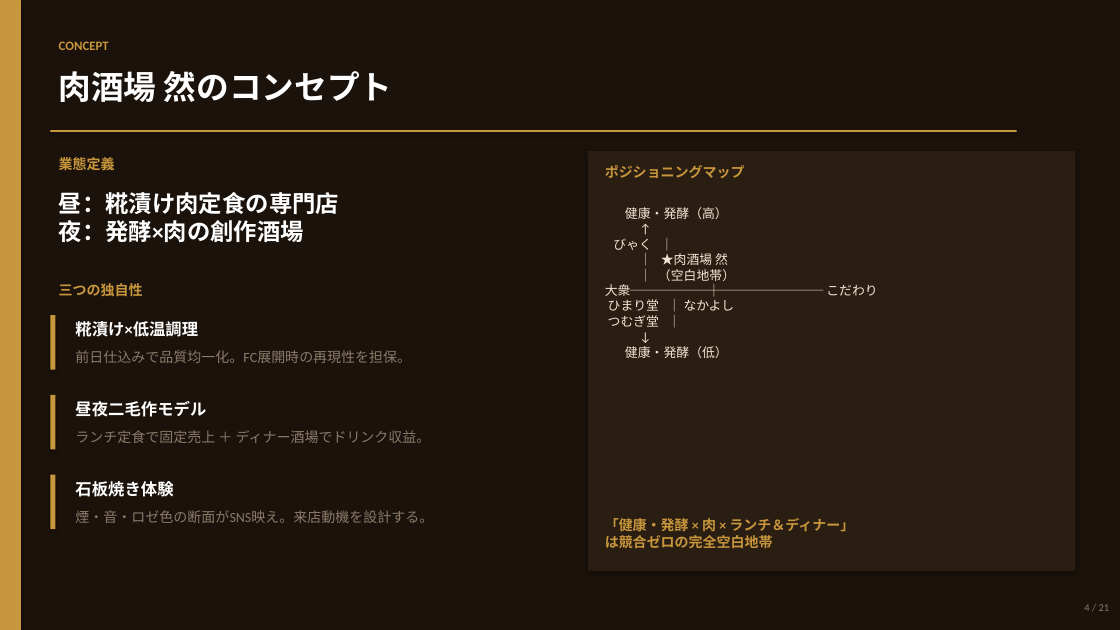
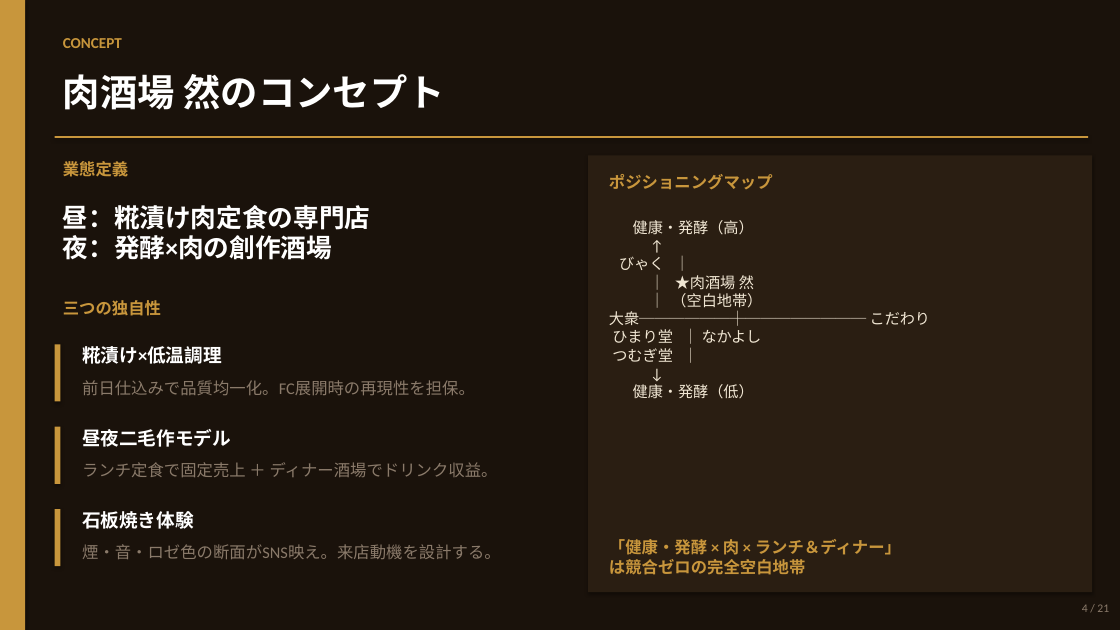
Before and after one commit to hunkotusaisinryo-lab/test-repo, a slide deck: slide 4 of reports/肉酒場然_事業計画書_20260605.pptx. Drawn at 1120x630 pixels with LibreOffice and Linux fonts; fonts in the diff are those of the drawing. Boxes give left, top, right and bottom in pixels: in the first picture for what was removed or moved away, otherwise in the second. Text is boxed around its words. In the diff, an @@ line names an element or a change of style, - is before the commit and + after.

```diff
--- a/reports/肉酒場然_事業計画書_20260605.pptx
+++ b/reports/肉酒場然_事業計画書_20260605.pptx
@@ rectangle resized from (x1=0, y1=0, x2=21, y2=630) to (x1=0, y1=0, x2=25, y2=630) @@
@@ text "CONCEPT" at (x1=63, y1=38, x2=122, y2=48): size 11 to 13 pt @@
@@ text "肉酒場 然のコンセプト" at (x1=63, y1=74, x2=444, y2=110): size 28 to 32 pt @@
@@ rectangle resized from (x1=50, y1=130, x2=1017, y2=132) to (x1=55, y1=136, x2=1088, y2=138) @@
@@ rectangle resized from (x1=588, y1=151, x2=1075, y2=571) to (x1=588, y1=155, x2=1092, y2=592) @@
@@ text "ポジショニングマップ" moved from (x1=605, y1=165, x2=745, y2=178) to (x1=609, y1=174, x2=773, y2=190) @@
@@ text "昼：糀漬け肉定食の専門店 夜：発酵×肉の創作酒場" moved from (x1=59, y1=192, x2=339, y2=242) to (x1=63, y1=205, x2=371, y2=260) @@
@@ text "昼：糀漬け肉定食の専門店 夜：発酵×肉の創作酒場" at (x1=63, y1=205, x2=371, y2=260): size 20 to 22 pt @@
@@ text "健康・発酵（高） ↑ びゃく │ │ ..." at (x1=609, y1=220, x2=931, y2=399): size 11 to 13 pt @@
@@ text "健康・発酵（高） ↑ びゃく │ │ ..." moved from (x1=605, y1=207, x2=877, y2=358) to (x1=609, y1=220, x2=931, y2=399) @@
@@ text "三つの独自性" moved from (x1=59, y1=283, x2=143, y2=297) to (x1=63, y1=300, x2=161, y2=316) @@
@@ rectangle moved from (x1=50, y1=315, x2=55, y2=370) to (x1=55, y1=344, x2=60, y2=402) @@
@@ text "糀漬け×低温調理" moved from (x1=75, y1=321, x2=198, y2=337) to (x1=82, y1=346, x2=222, y2=364) @@
@@ text "前日仕込みで品質均一化。FC展開時の再現性を担保。" moved from (x1=75, y1=350, x2=411, y2=363) to (x1=82, y1=380, x2=475, y2=395) @@
@@ rectangle moved from (x1=50, y1=395, x2=55, y2=450) to (x1=55, y1=427, x2=60, y2=484) @@
@@ text "昼夜二毛作モデル" moved from (x1=75, y1=401, x2=206, y2=417) to (x1=82, y1=429, x2=231, y2=447) @@
@@ text "ランチ定食で固定売上 ＋ ディナー酒場でドリンク収益。" moved from (x1=75, y1=430, x2=431, y2=443) to (x1=82, y1=462, x2=498, y2=477) @@
@@ rectangle moved from (x1=50, y1=475, x2=55, y2=529) to (x1=55, y1=509, x2=60, y2=566) @@
@@ size 14 to 16 pt in 3 elements at (x1=82, y1=346, x2=222, y2=364), (x1=82, y1=429, x2=231, y2=447), (x1=82, y1=511, x2=194, y2=529) @@
@@ text "石板焼き体験" moved from (x1=75, y1=481, x2=173, y2=497) to (x1=82, y1=511, x2=194, y2=529) @@
@@ size 12 to 14 pt in 7 elements at (x1=609, y1=174, x2=773, y2=190), (x1=63, y1=161, x2=128, y2=177), (x1=609, y1=539, x2=901, y2=575), (x1=63, y1=300, x2=161, y2=316), (x1=82, y1=380, x2=475, y2=395), (x1=82, y1=462, x2=498, y2=477), (x1=82, y1=544, x2=501, y2=559) @@
@@ text "煙・音・ロゼ色の断面がSNS映え。来店動機を設計する。" moved from (x1=75, y1=510, x2=433, y2=523) to (x1=82, y1=544, x2=501, y2=559) @@
@@ text "「健康・発酵 × 肉 × ランチ＆ディナー」 ..." moved from (x1=605, y1=518, x2=854, y2=548) to (x1=609, y1=539, x2=901, y2=575) @@
@@ text "4 / 21" at (x1=1082, y1=604, x2=1109, y2=612): size 9 to 10 pt @@
```
Also in this commit, not shown: 20 other slides changed, 1 other file.
